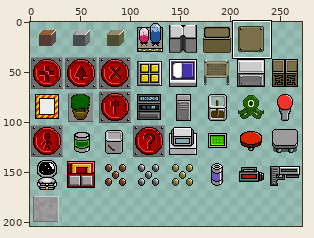
Edited in one commit: sprite sheet (Tower/Sprites/Inventory_Items/Inventory_Spritesheet_1.png). Above, an overview of the earlier version with the close-up marked.
Close-up. First the earlier version:
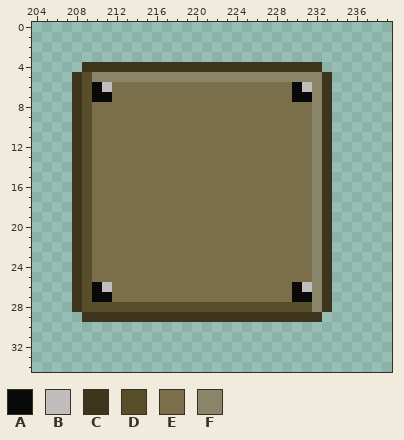
The file is 272x272 pixels. Colours within 5 levels of each other are drawn and written as one. Shown: x 204..239, y 0..34. The wide view leaves out empty margins.
Palette (. is transparent): A #090909  B #c1bdbd  C #3d351b  D #594e2a  E #7a6f4a  F #898568
Pixels before, first column x 208:
 4 .CCCCCCCCCCCCCCCCCCCCCCCC.
 5 CDFFFFFFFFFFFFFFFFFFFFFFFC
 6 CDABEEEEEEEEEEEEEEEEEEABFC
 7 CDAAEEEEEEEEEEEEEEEEEEAAFC
 8 CDEEEEEEEEEEEEEEEEEEEEEEFC
 9 CDEEEEEEEEEEEEEEEEEEEEEEFC
10 CDEEEEEEEEEEEEEEEEEEEEEEFC
11 CDEEEEEEEEEEEEEEEEEEEEEEFC
12 CDEEEEEEEEEEEEEEEEEEEEEEFC
13 CDEEEEEEEEEEEEEEEEEEEEEEFC
14 CDEEEEEEEEEEEEEEEEEEEEEEFC
15 CDEEEEEEEEEEEEEEEEEEEEEEFC
16 CDEEEEEEEEEEEEEEEEEEEEEEFC
17 CDEEEEEEEEEEEEEEEEEEEEEEFC
18 CDEEEEEEEEEEEEEEEEEEEEEEFC
19 CDEEEEEEEEEEEEEEEEEEEEEEFC
20 CDEEEEEEEEEEEEEEEEEEEEEEFC
21 CDEEEEEEEEEEEEEEEEEEEEEEFC
22 CDEEEEEEEEEEEEEEEEEEEEEEFC
23 CDEEEEEEEEEEEEEEEEEEEEEEFC
24 CDEEEEEEEEEEEEEEEEEEEEEEFC
25 CDEEEEEEEEEEEEEEEEEEEEEEFC
26 CDABEEEEEEEEEEEEEEEEEEABFC
27 CDAAEEEEEEEEEEEEEEEEEEAAFC
28 CDDDDDDDDDDDDDDDDDDDDDDDFC
29 .CCCCCCCCCCCCCCCCCCCCCCCC.
The result:
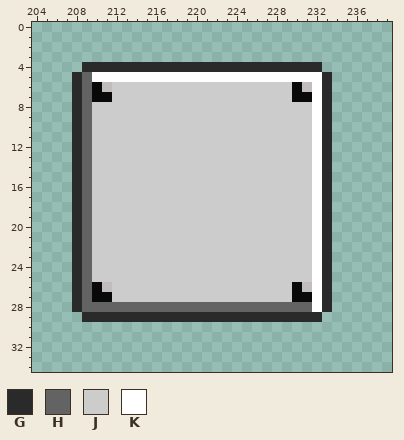
Colours new in this view: G #2a2a2a  H #636363  J #cccccc  K #ffffff
The exact change:
y 4: x 209..232 CCCCCCCCCCCCCCCCCCCCCCCC -> GGGGGGGGGGGGGGGGGGGGGGGG
y 5: x 208..233 CDFFFFFFFFFFFFFFFFFFFFFFFC -> GHKKKKKKKKKKKKKKKKKKKKKKKG
y 6..7: x 208..209 CD -> GH; x 212..229 EEEEEEEEEEEEEEEEEE -> JJJJJJJJJJJJJJJJJJ; x 232..233 FC -> KG
y 8..25: x 208..233 CDEEEEEEEEEEEEEEEEEEEEEEFC -> GHJJJJJJJJJJJJJJJJJJJJJJKG
y 26..27: x 208..209 CD -> GH; x 212..229 EEEEEEEEEEEEEEEEEE -> JJJJJJJJJJJJJJJJJJ; x 232..233 FC -> KG
y 28: x 208..233 CDDDDDDDDDDDDDDDDDDDDDDDFC -> GHHHHHHHHHHHHHHHHHHHHHHHKG
y 29: x 209..232 CCCCCCCCCCCCCCCCCCCCCCCC -> GGGGGGGGGGGGGGGGGGGGGGGG
